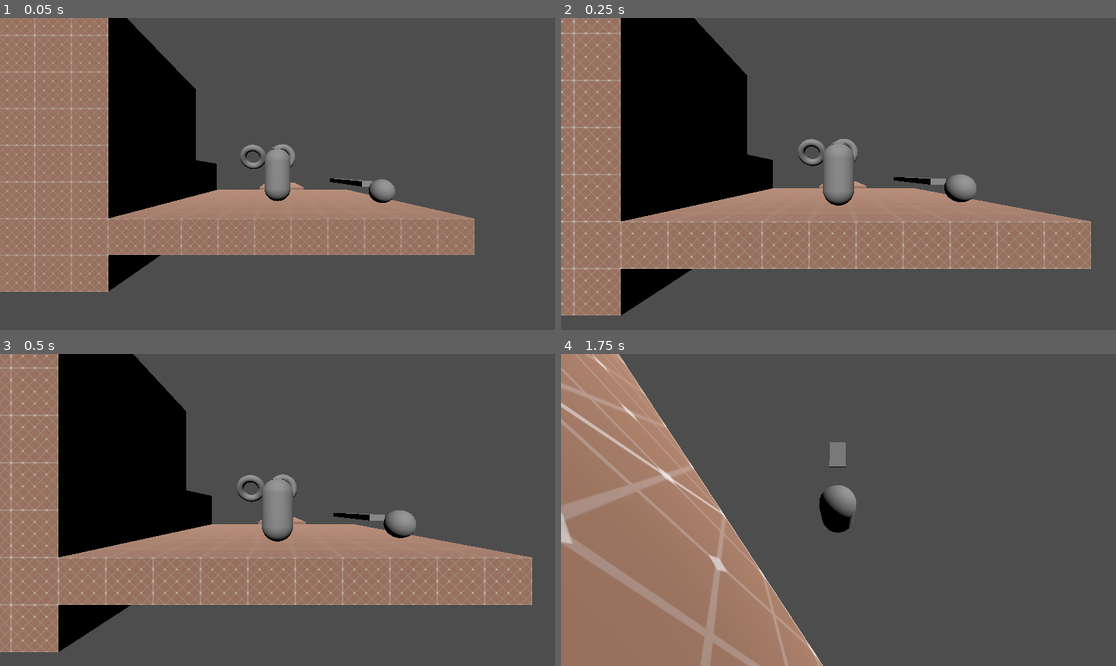
Above: before the commit, frames 1-4 (two rows, left to right).
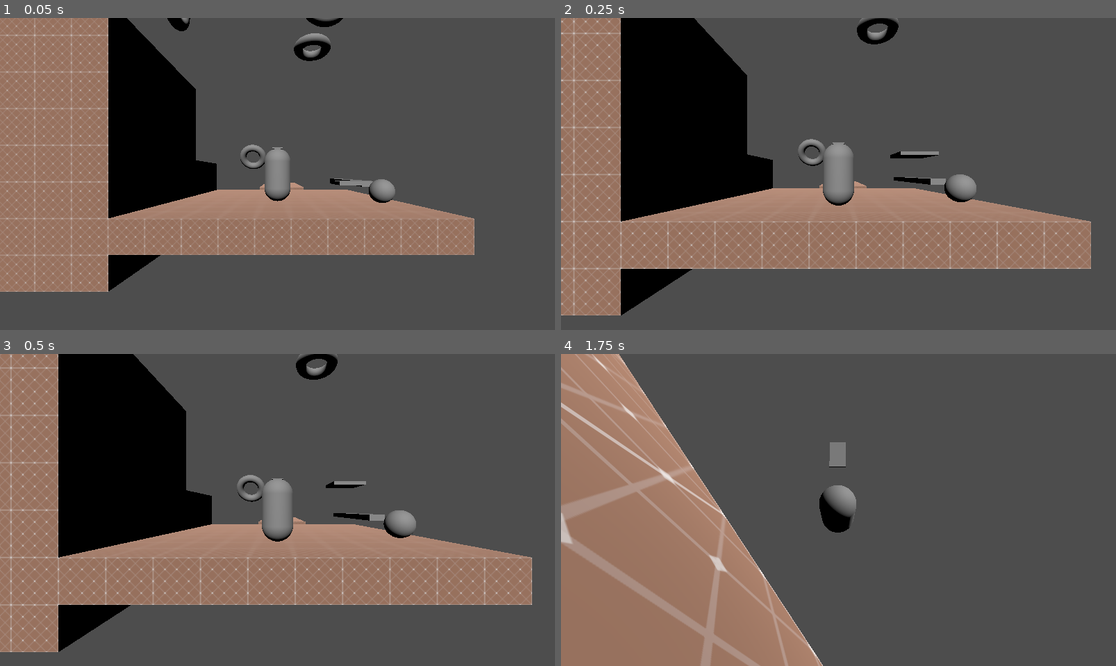
Above: after the commit, the same moments.

Repository: Nigel-Karunaratne/3DPlatformer_Godot4
Game: Godot game, scene res://level_scenes/test_level.tscn
Same seed, same stepped clock (60 frames per second), same inputs: the game is played once before the commit and once after it. The project has no main scene, so this scene is started directly.
Inputs (mouse positions are in pixels of both pictures, inside the frame that each line leads up to):
- Up to frame 1 (0.05 s): no input
- Up to frame 2 (0.25 s): no input
- Up to frame 3 (0.5 s): no input
- Up to frame 4 (1.75 s): tap Enter at 0.5 s; move the mouse to (866, 510) at 0.52 s; hold W (move_forward) from 0.53 s (still down); tap R at 0.6 s; tap Space (jump) at 0.77, 1.52 s; move the mouse to (810, 510) at 1.27 s; tap T at 1.35 s

The runs differ from the first frame. In frame 1, 0.7% of the frame differs, in the area x 30-66%, y 0-54%; in frame 2, 0.6%; in frame 3, 0.6%; in frame 4, nothing differs.

Commit message:
Added Moving Platforms
this required the player's platform on leave to be changed.
the test level has had a temporary moving platform added.

Diff:
--- a/level_scenes/test_level.tscn
+++ b/level_scenes/test_level.tscn
@@ -6,6 +6,14 @@
 [ext_resource type="PackedScene" uid="uid://7441bmtmni15" path="res://prefab_scenes/spring.tscn" id="4_oyh3i"]
 [ext_resource type="PackedScene" uid="uid://klut8o1nqtbs" path="res://prefab_scenes/launcher.tscn" id="5_7k8gs"]
 [ext_resource type="PackedScene" uid="uid://bmr8eblnfqbhp" path="res://prefab_scenes/accelerator_pad.tscn" id="6_u3ngf"]
+[ext_resource type="PackedScene" uid="uid://b7r4lht586kmd" path="res://prefab_scenes/moving_platform.tscn" id="7_0j5ta"]
+
+[sub_resource type="Curve3D" id="Curve3D_o6vny"]
+_data = {
+"points": PackedVector3Array(0, 0, 0, 0, 0, 0, -0.00709724, -0.00570989, 0.00707912, 0, 0, 0, 0, 0, 0, 0.0482016, 2.50156, -2.47815, 0, 0, 0, 0, 0, 0, 0.907405, 2.16044, -7.01987),
+"tilts": PackedFloat32Array(0, 0, 0)
+}
+point_count = 3
 
 [node name="Node3D" type="Node3D"]
 
@@ -86,8 +94,17 @@
 velocity = 20.0
 
 [node name="Launcher" parent="." instance=ExtResource("5_7k8gs")]
-transform = Transform3D(1, 0, 0, 0, 1, 0, 0, 0, 1, 0, 3, -5)
+transform = Transform3D(-4.37114e-08, 0, -1, 0, 1, 0, 1, 0, -4.37114e-08, -4.46642, 8.64239, 2.41827)
 velocity = 50.0
+additional_direction = Vector3(0, 5, 0)
+
+[node name="Launcher3" parent="." instance=ExtResource("5_7k8gs")]
+transform = Transform3D(1, 0, 0, 0, 1, 0, 0, 0, 1, 1.53358, 8.64239, 2.41827)
+velocity = 50.0
+additional_direction = Vector3(0, 5, 0)
+
+[node name="Launcher4" parent="." instance=ExtResource("5_7k8gs")]
+transform = Transform3D(1, 0, 0, 0, -4.37114e-08, -1, 0, 1, -4.37114e-08, 1.53358, 8.64239, -0.643183)
 additional_direction = Vector3(0, 5, 0)
 
 [node name="Launcher2" parent="." instance=ExtResource("5_7k8gs")]
@@ -97,3 +114,7 @@
 [node name="AcceleratorPad" parent="." instance=ExtResource("6_u3ngf")]
 transform = Transform3D(1, 0, 3.85534e-07, 0, 1, 0, -4.37114e-08, 0, 8.82, 6.18388, 1, -8.45295)
 applied_force = 0.2
+
+[node name="MovingPlatform3D" parent="." instance=ExtResource("7_0j5ta")]
+transform = Transform3D(1, 0, 0, 0, 1, 0, 0, 0, 1, 4, 0.866045, -1)
+curve = SubResource("Curve3D_o6vny")
--- /dev/null
+++ b/prefab_scenes/moving_platform.tscn
@@ -0,0 +1,26 @@
+[gd_scene load_steps=4 format=3 uid="uid://b7r4lht586kmd"]
+
+[ext_resource type="Script" path="res://scripts/moving_platform_controller.gd" id="1_bxg8p"]
+
+[sub_resource type="BoxMesh" id="BoxMesh_13ny8"]
+
+[sub_resource type="BoxShape3D" id="BoxShape3D_t4ova"]
+size = Vector3(2.1, 0.2, 2.1)
+
+[node name="MovingPlatform3D" type="Path3D"]
+script = ExtResource("1_bxg8p")
+
+[node name="PathFollow3D" type="PathFollow3D" parent="."]
+transform = Transform3D(1, 0, 0, 0, 1, 0, 0, 0, 1, 0.000205799, 0, -1.02433e-05)
+rotation_mode = 0
+
+[node name="AnimatableBody3D" type="AnimatableBody3D" parent="PathFollow3D"]
+sync_to_physics = false
+
+[node name="MeshInstance3D" type="MeshInstance3D" parent="PathFollow3D/AnimatableBody3D"]
+transform = Transform3D(2.1, 0, 0, 0, 0.2, 0, 0, 0, 2.1, 0, 0, 0)
+mesh = SubResource("BoxMesh_13ny8")
+skeleton = NodePath("../../../..")
+
+[node name="CollisionShape3D" type="CollisionShape3D" parent="PathFollow3D/AnimatableBody3D"]
+shape = SubResource("BoxShape3D_t4ova")
--- a/prefab_scenes/player.tscn
+++ b/prefab_scenes/player.tscn
@@ -9,6 +9,7 @@
 [sub_resource type="CapsuleShape3D" id="CapsuleShape3D_uhjob"]
 
 [node name="CharacterBody3D" type="CharacterBody3D"]
+platform_on_leave = 1
 script = ExtResource("1_ldjrb")
 
 [node name="MeshInstance3D" type="MeshInstance3D" parent="."]
--- /dev/null
+++ b/scripts/moving_platform_controller.gd
@@ -0,0 +1,31 @@
+extends Node3D
+
+@onready var path_follow : PathFollow3D = $PathFollow3D
+@onready var platform : AnimatableBody3D = $PathFollow3D/AnimatableBody3D
+
+enum MovingPlatformType {
+	LINEAR_BACK_AND_FORTH,
+	EASED_BACK_AND_FORTH
+}
+
+@export var speed = 10
+@export var type: MovingPlatformType = MovingPlatformType.LINEAR_BACK_AND_FORTH
+@export var interp_curve: Curve
+
+var _going_forward = true
+
+
+func _ready():
+	# match type:
+	# 	MovingPlatformType.BACK_AND_FORTH:
+	path_follow.loop = false
+
+func _process(delta):
+	match type:
+		MovingPlatformType.LINEAR_BACK_AND_FORTH:
+			if (_going_forward and path_follow.progress_ratio >= 1) or (not _going_forward and path_follow.progress_ratio <= 0):
+				_going_forward = not _going_forward
+			path_follow.progress += delta * speed * (1 if _going_forward else -1)
+
+
+	return
Not shown: 1 places in level_scenes/test_level.tscn that only renumber resources
